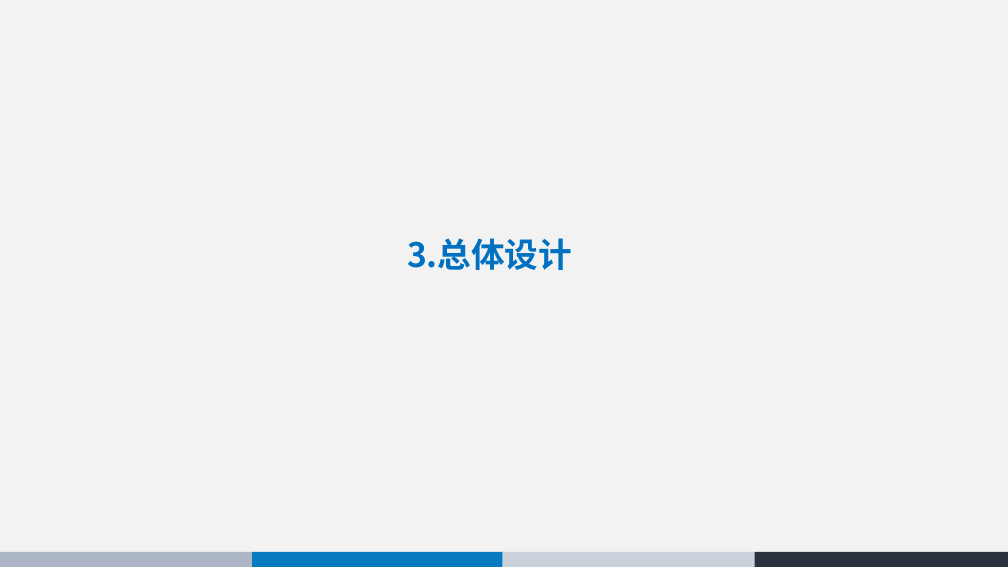
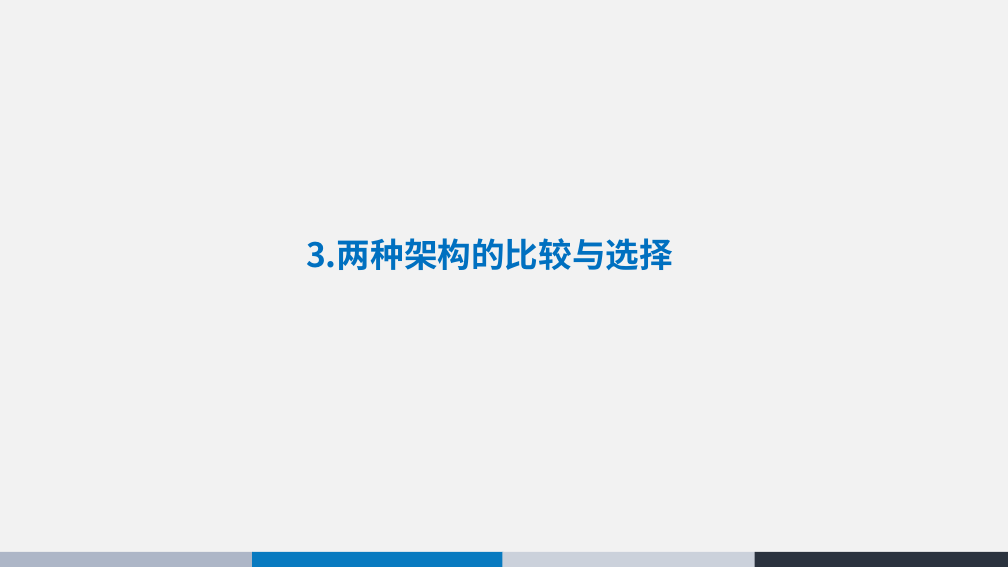
Before and after one commit to 74237423/Architecture, a slide deck: slide 9 of 同城互助系统 - 体系结构设计.pptx. Drawn at 1008x567 pixels with LibreOffice and Linux fonts; fonts in the diff are those of the drawing. Boxes give left, top, right and bottom in pixels: in the first picture for what was removed or moved away, otherwise in the second. Text is boxed around its words. In the diff, an @@ line names an element or a change of style, - is before the commit and + after.

```diff
--- a/同城互助系统 - 体系结构设计.pptx
+++ b/同城互助系统 - 体系结构设计.pptx
@@ title at [306, 238, 673, 270]: text changed @@
-3.总体设计
+3.两种架构的比较与选择
```
Also in this commit, not shown: 4 other slides changed, 6 slides added, 7 slides removed, 1 other file.
